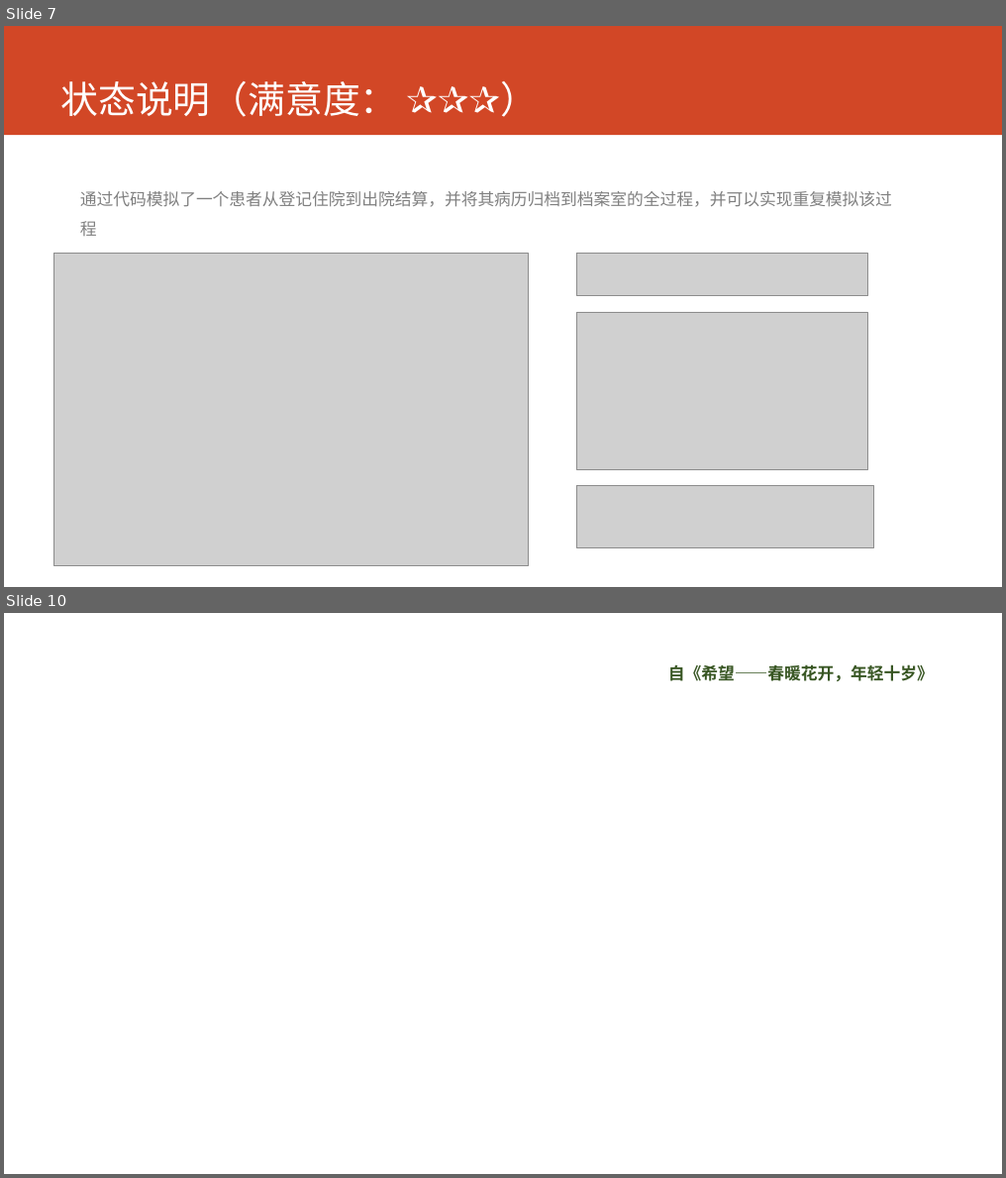
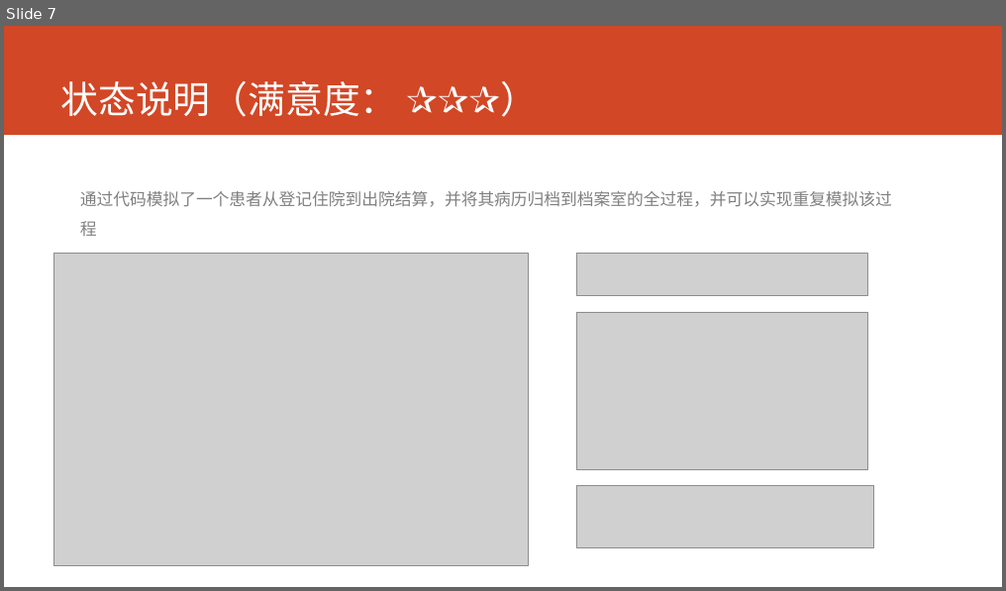
Before and after one commit to AppSecAI-TEST/hospital, a slide deck: doc/状态报告 2017-2-27.pptx. Shown one above the other, each under a label of ours: slides 7 and 10 before the commit, slide 7 after it; the slides between them are not shown. The pictures are 1006x1178 and 1006x591 pixels, drawn with LibreOffice and Linux fonts; fonts in the diff are those of the drawing; grey boxes stand for pictures; background and template pictures are left out. Boxes give left, top, right and bottom in pixels: in the first picture for what was removed or moved away, otherwise in the second. Text is boxed around its words. In the diff, an @@ line names an element or a change of style, - is before the commit and + after.

```diff
--- a/doc/状态报告 2017-2-27.pptx
+++ b/doc/状态报告 2017-2-27.pptx
@@ slide 10 removed at bbox=[4, 613, 1002, 1174], background picture (left out) @@
@@ text removed at bbox=[668, 664, 934, 681] @@
-自《希望——春暖花开，年轻十岁》
```
Also in this commit, not shown: 4 slides changed, 1 slide added.
